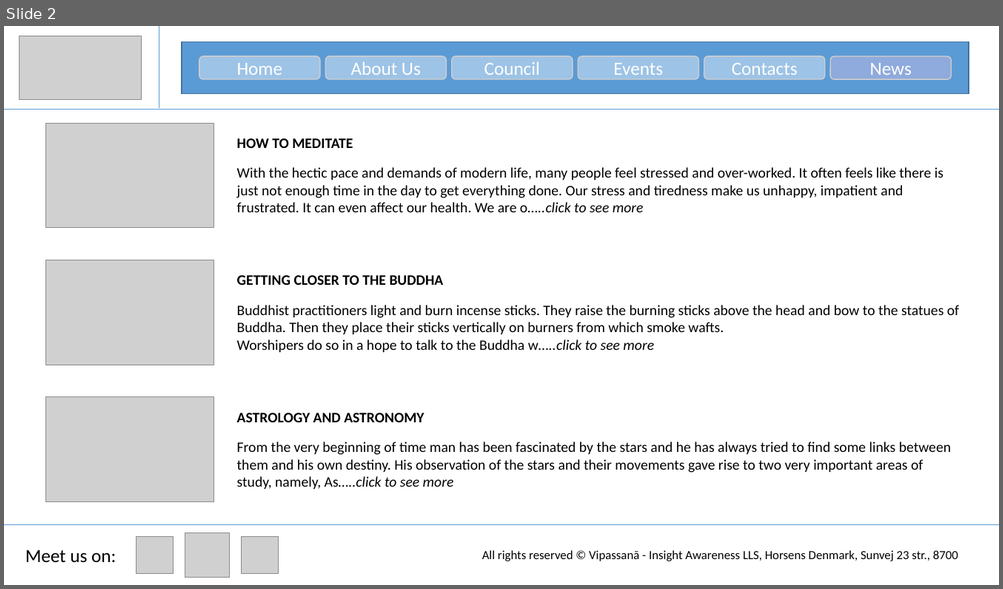
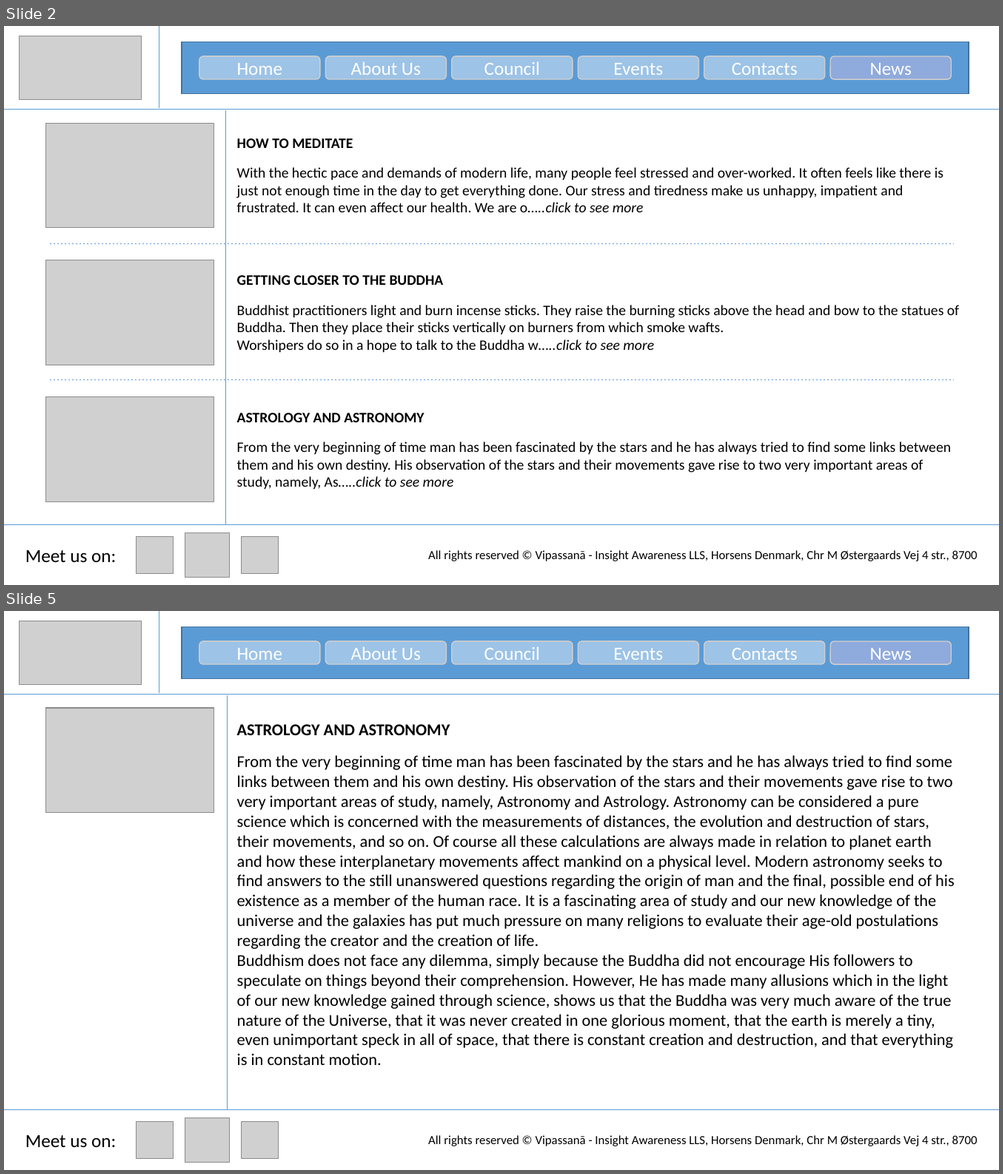
Before and after one commit to zeintaha/RWD, a slide deck: Temporary/Webpge.pptx. Shown one above the other, each under a label of ours: slide 2 before the commit, slides 2 and 5 after it; the slides between them are not shown. The pictures are 1003x589 and 1003x1174 pixels, drawn with LibreOffice and Linux fonts; fonts in the diff are those of the drawing; grey boxes stand for pictures. Boxes give left, top, right and bottom in pixels: in the first picture for what was removed or moved away, otherwise in the second. Text is boxed around its words. In the diff, an @@ line names an element or a change of style, - is before the commit and + after.

```diff
--- a/Temporary/Webpge.pptx
+++ b/Temporary/Webpge.pptx
@@ slide 5 added at <box>4,611,999,1170</box>, background #FFFFFF @@
@@ picture added at <box>19,621,142,685</box> @@
@@ line added from (159, 611) to (159, 693), #5B9BD5 0.5 pt @@
@@ rectangle added at <box>182,627,968,679</box>, fill #5B9BD5, outline #43739E 1 pt @@
@@ rounded rectangle added at <box>199,641,320,665</box>, fill #9DC3E6, outline #D0CECE 1 pt, 18 pt, text #FFFFFF @@
+Home
@@ rounded rectangle added at <box>326,641,447,665</box>, fill #9DC3E6, outline #D0CECE 1 pt, 18 pt, text #FFFFFF @@
+About Us
@@ rounded rectangle added at <box>452,641,572,665</box>, fill #9DC3E6, outline #D0CECE 1 pt, 18 pt, text #FFFFFF @@
+Council
@@ rounded rectangle added at <box>578,641,699,665</box>, fill #9DC3E6, outline #D0CECE 1 pt, 18 pt, text #FFFFFF @@
+Events
@@ rounded rectangle added at <box>704,641,825,665</box>, fill #9DC3E6, outline #D0CECE 1 pt, 18 pt, text #FFFFFF @@
+Contacts
@@ rounded rectangle added at <box>830,641,950,665</box>, fill #8FAADC, outline #D0CECE 1 pt, 18 pt, text #FFFFFF @@
+News
@@ line added from (4, 695) to (999, 695), #5B9BD5 0.5 pt @@
@@ line added from (227, 696) to (227, 1111), #5B9BD5 0.5 pt @@
@@ picture added at <box>45,708,213,813</box> @@
@@ text added at <box>237,724,954,1065</box>, 16 pt, text #000000 @@
+ASTROLOGY AND ASTRONOMY
+From the very beginning of time man has been fascinated by the stars and he has always tried to find some links between them and his own destiny. His observation of the stars and their movements gave rise to two very important areas of study, namely, Astronomy and Astrology. Astronomy can be considered a pure science which is concerned with the measurements of distances, the evolution and destruction of stars, their movements, and so on. Of course all these calculations are always made in relation to planet earth and how these interplanetary movements affect mankind on a physical level. Modern astronomy seeks to find answers to the still unanswered questions regarding the origin of man and the final, possible end of his existence as a member of the human race. It is a fascinating area of study and our new knowledge of the universe and the galaxies has put much pressure on many religions to evaluate their age-old postulations regarding the creator and the creation of life.
+Buddhism does not face any dilemma, simply because the Buddha did not encourage His followers to speculate on things beyond their comprehension. However, He has made many allusions which in the light of our new knowledge gained through science, shows us that the Buddha was very much aware of the true nature of the Universe, that it was never created in one glorious moment, that the earth is merely a tiny, even unimportant speck in all of space, that there is constant creation and destruction, and that everything is in constant motion.
@@ line added from (4, 1111) to (999, 1111), #5B9BD5 0.5 pt @@
@@ picture added at <box>185,1119,229,1163</box> @@
@@ text added at <box>25,1135,116,1148</box>, 18 pt, text #000000 @@
+Meet us on:
@@ picture added at <box>136,1122,173,1159</box> @@
@@ picture added at <box>242,1122,279,1159</box> @@
@@ text added at <box>428,1136,977,1147</box>, 12 pt, text #000000 @@
+All rights reserved © Vipassanā - Insight Awareness LLS, Horsens Denmark, Chr M Østergaards Vej 4 str., 8700
@@ slide 2 changed as well @@
@@ line added from (225, 111) to (225, 526), #5B9BD5 0.5 pt @@
@@ line added from (50, 244) to (954, 244), #5B9BD5 0.5 pt dashed @@
@@ line added from (50, 380) to (954, 380), #5B9BD5 0.5 pt dashed @@
@@ text at <box>428,551,977,562</box>: text changed @@
-All rights reserved © Vipassanā - Insight Awareness LLS, Horsens Denmark, Sunvej 23 str., 8700
+All rights reserved © Vipassanā - Insight Awareness LLS, Horsens Denmark, Chr M Østergaards Vej 4 str., 8700
```
Also in this commit, not shown: 1 other slide changed, 5 other slides added, 1 other file.
